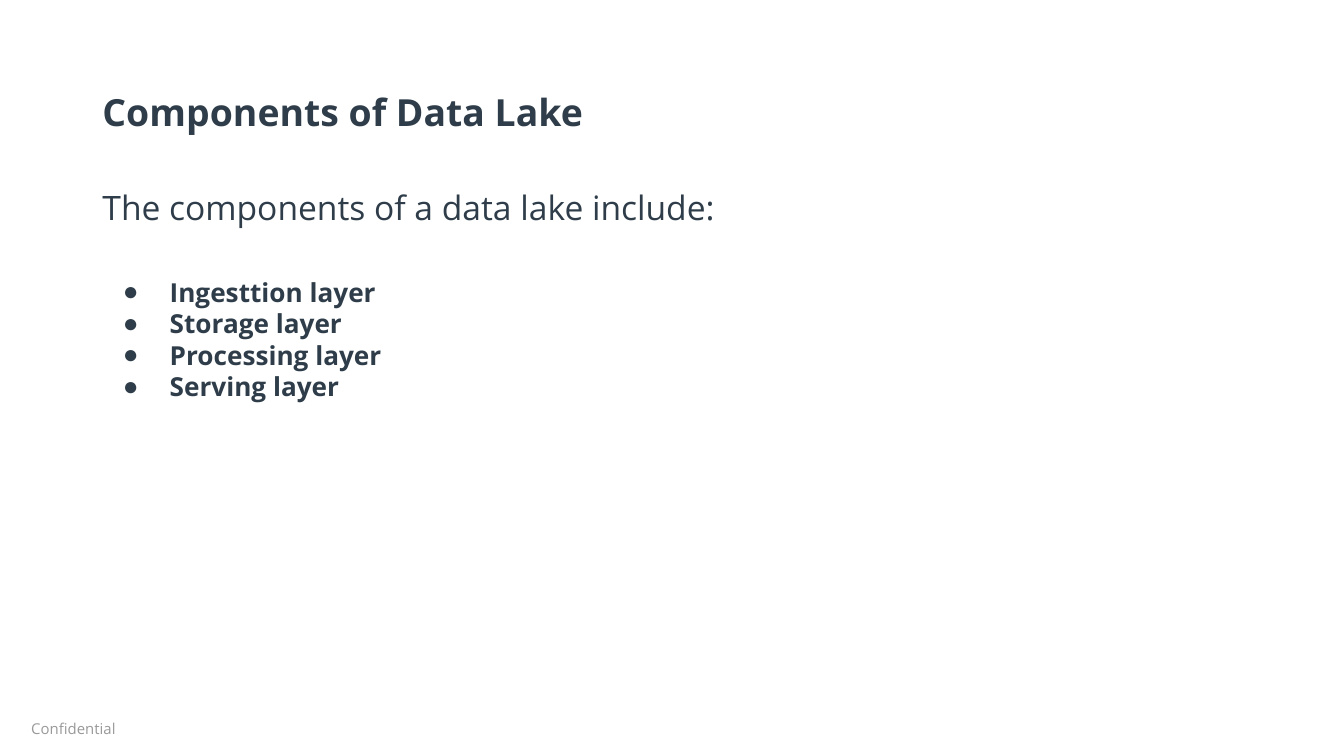
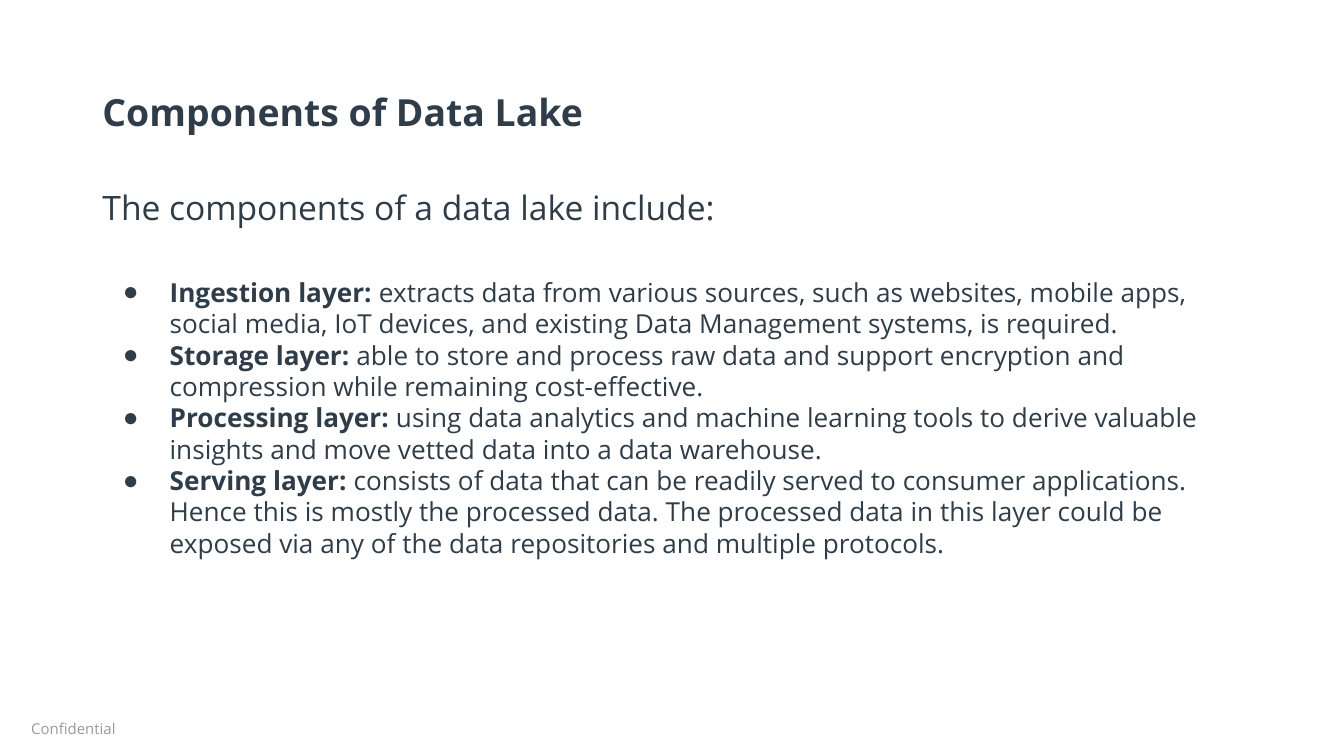
Before and after one commit to hereiamken/Udacity-Data-Architect, a slide deck: slide 3 of enterprise-data-lake-system/DataLakeExecutivePresentation.pptx (slide 4 before the commit). Drawn at 1344x756 pixels with LibreOffice and Linux fonts; fonts in the diff are those of the drawing; background and template pictures are left out. Boxes give left, top, right and bottom in pixels: in the first picture for what was removed or moved away, otherwise in the second. Text is boxed around its words. In the diff, an @@ line names an element or a change of style, - is before the commit and + after.

```diff
--- a/enterprise-data-lake-system/DataLakeExecutivePresentation.pptx
+++ b/enterprise-data-lake-system/DataLakeExecutivePresentation.pptx
@@ text at [170,282,1197,560]: text changed; bold off @@
-● Ingesttion layer
-● Storage layer
-● Processing layer
-● Serving layer
+● Ingestion layer: extracts data from various sources, such as websites, mobile apps, social media, IoT devices, and existing Data Management systems, is required.
+● Storage layer: able to store and process raw data and support encryption and compression while remaining cost-effective.
+● Processing layer: using data analytics and machine learning tools to derive valuable insights and move vetted data into a data warehouse.
+● Serving layer: consists of data that can be readily served to consumer applications. Hence this is mostly the processed data. The processed data in this layer could be exposed via any of the data repositories and multiple protocols.
```
Also in this commit, not shown: 1 slide removed, 3 other files.
